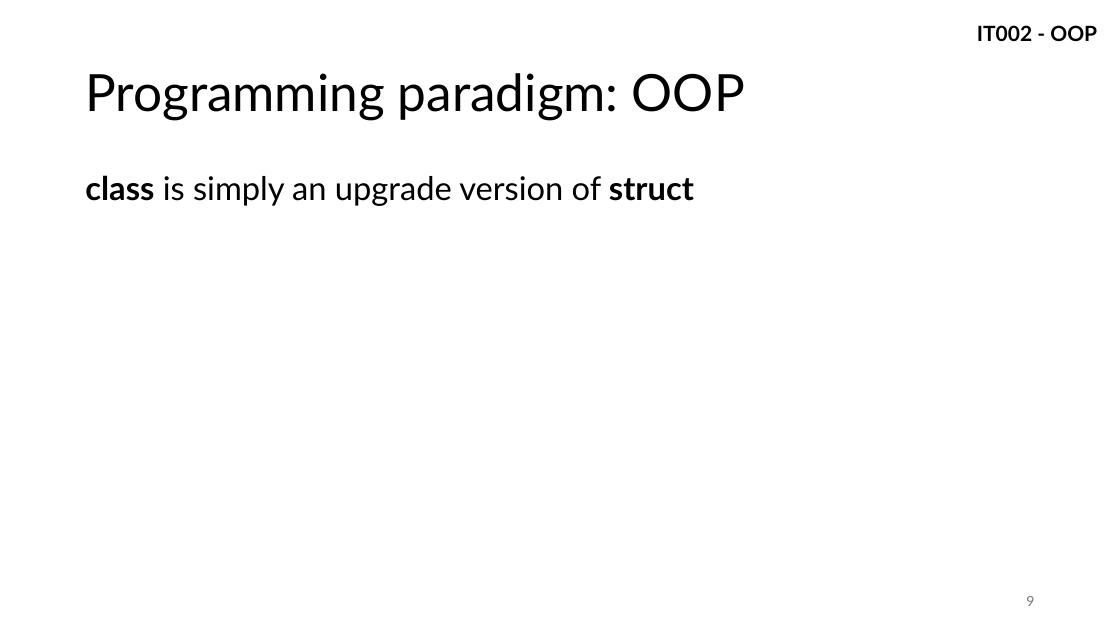
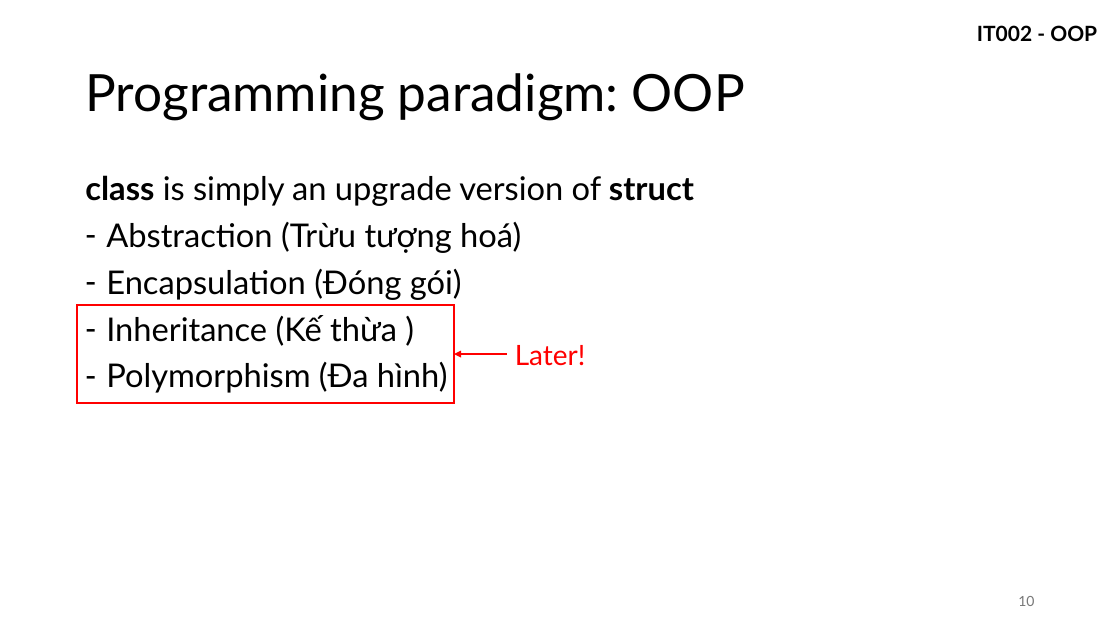
Before and after one commit to vutuanhai237/CourseMaterialsUIT, a slide deck: slide 10 of IT002-OOP/Slide lý thuyết/1. IntroOOP.pptx (slide 9 before the commit). Drawn at 1120x630 pixels with LibreOffice and Linux fonts; fonts in the diff are those of the drawing. Boxes give left, top, right and bottom in pixels: in the first picture for what was removed or moved away, otherwise in the second. Text is boxed around its words. In the diff, an @@ line names an element or a change of style, - is before the commit and + after.

```diff
--- a/IT002-OOP/Slide lý thuyết/1. IntroOOP.pptx
+++ b/IT002-OOP/Slide lý thuyết/1. IntroOOP.pptx
@@ text at (106,222,521,393): paragraphs added @@
+– Abstraction (Trừu tượng hoá)
+– Encapsulation (Đóng gói)
+– Inheritance (Kế thừa )
+– Polymorphism (Đa hình)
@@ rectangle added at (77,305,455,402), outline #FF0000 1.5 pt @@
@@ arrow added from (507, 355) to (455, 355), #FF0000 1.5 pt @@
@@ text added at (515,345,586,366), 24 pt, text #FF0000 @@
+Later!
@@ page number at (1018,596,1034,606): text changed @@
-9
+10
```
Also in this commit, not shown: 2 other slides changed, 11 slides added, 3 other files.
